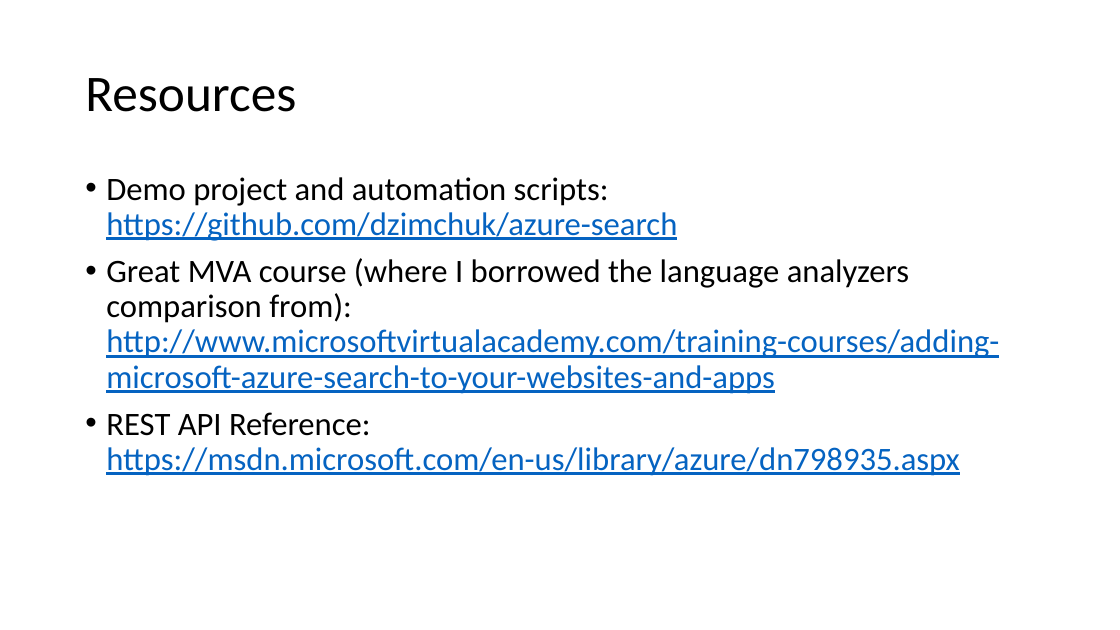
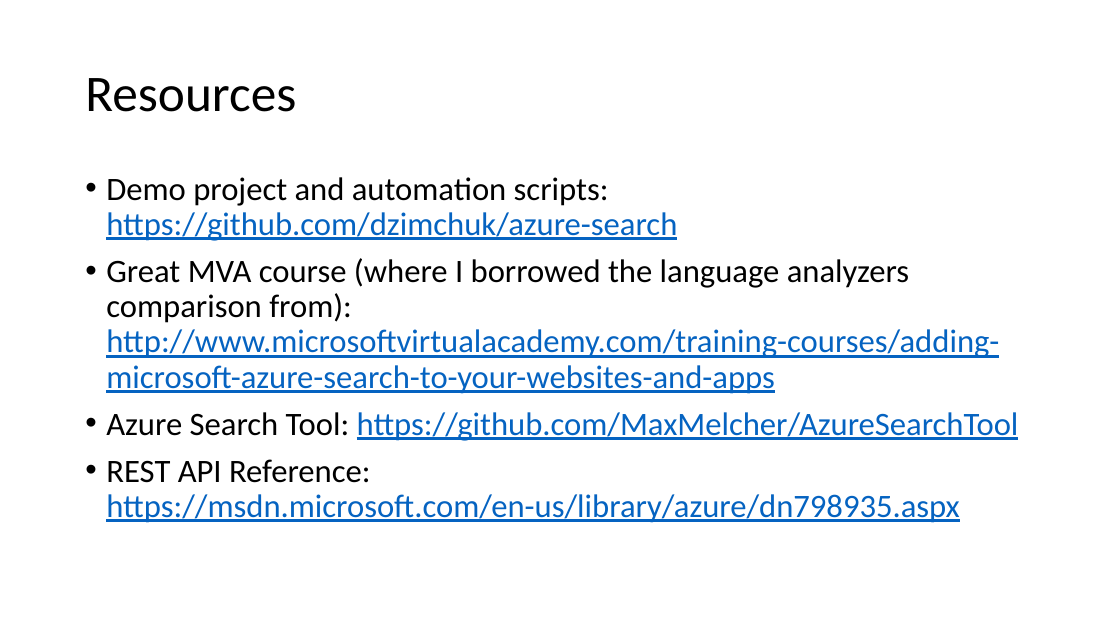
Before and after one commit to dzimchuk/azure-search, a slide deck: slide 8 of presentation/Getting to know Azure Search.pptx (slide 7 before the commit). Drawn at 1120x630 pixels with LibreOffice and Linux fonts; fonts in the diff are those of the drawing. Boxes give left, top, right and bottom in pixels: in the first picture for what was removed or moved away, otherwise in the second. Text is boxed around its words. In the diff, an @@ line names an element or a change of style, - is before the commit and + after.

Commit message:
updated slides

```diff
--- a/presentation/Getting to know Azure Search.pptx
+++ b/presentation/Getting to know Azure Search.pptx
@@ text at box(106, 412, 1019, 441): paragraph added @@
+• Azure Search Tool: https://github.com/MaxMelcher/AzureSearchTool
```
Also in this commit, not shown: 4 other slides changed, 1 slide added.
